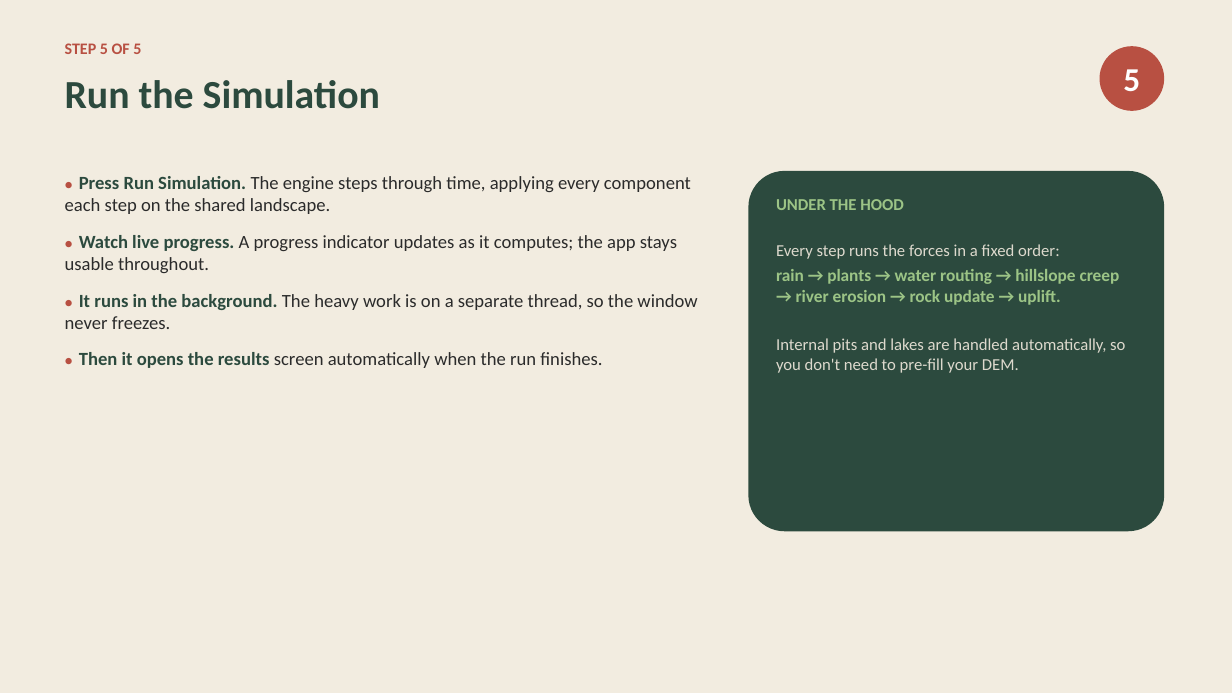
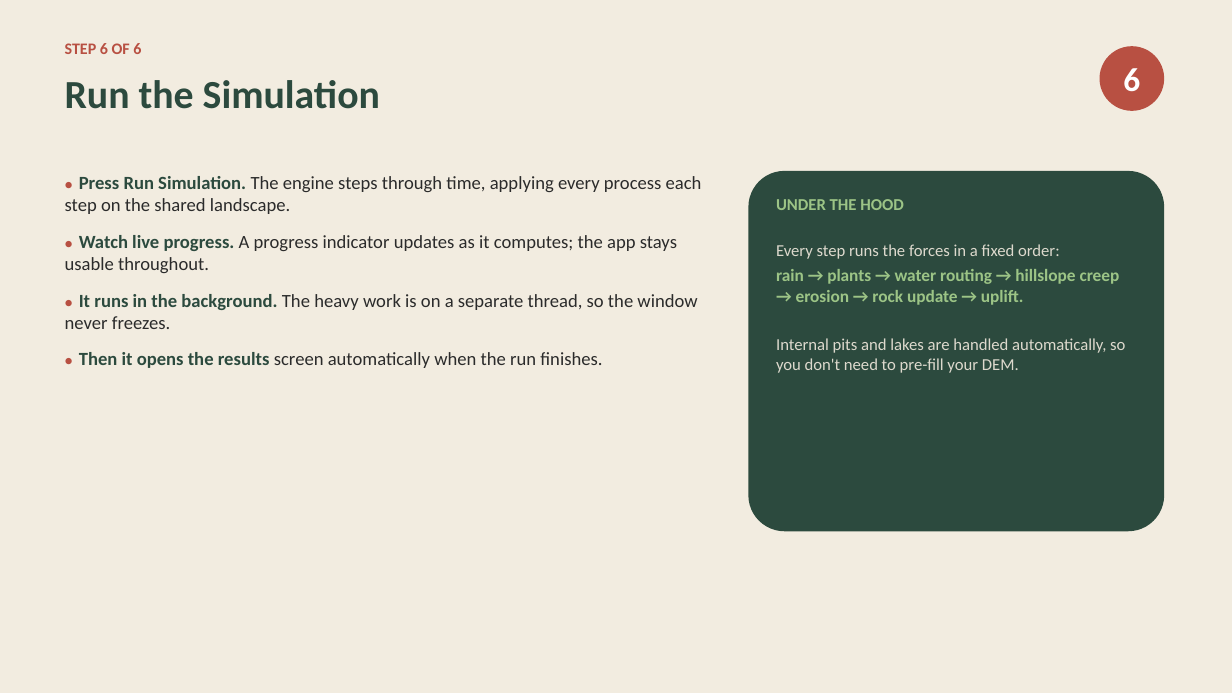
Before and after one commit to vinuri-s/landEvolve, a slide deck: slide 10 of LandEvolve_Workflow.pptx (slide 9 before the commit). Drawn at 1232x693 pixels with LibreOffice and Linux fonts; fonts in the diff are those of the drawing. Boxes give left, top, right and bottom in pixels: in the first picture for what was removed or moved away, otherwise in the second. Text is boxed around its words. In the diff, an @@ line names an element or a change of style, - is before the commit and + after.

```diff
--- a/LandEvolve_Workflow.pptx
+++ b/LandEvolve_Workflow.pptx
@@ text at bbox=[65, 43, 141, 54]: text changed @@
-STEP 5 OF 5
+STEP 6 OF 6
@@ text at bbox=[1123, 68, 1140, 91]: text changed @@
-5
+6
@@ text at bbox=[65, 176, 702, 214]: text changed @@
-● Press Run Simulation. The engine steps through time, applying every component each step on the shared landscape.
+● Press Run Simulation. The engine steps through time, applying every process each step on the shared landscape.
@@ text at bbox=[776, 269, 1120, 305]: text changed @@
-rain → plants → water routing → hillslope creep → river erosion → rock update → uplift.
+rain → plants → water routing → hillslope creep → erosion → rock update → uplift.
```
Also in this commit, not shown: 7 other slides changed, 1 slide added, 23 other files.
